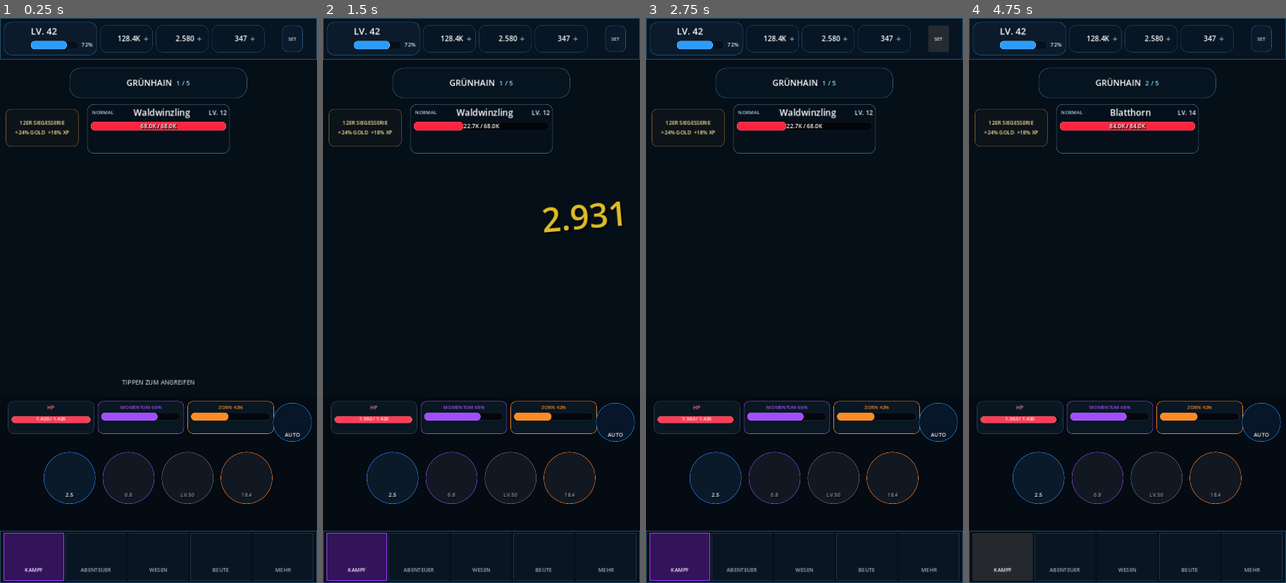
Above: before the commit, frames 1-4 (left to right).
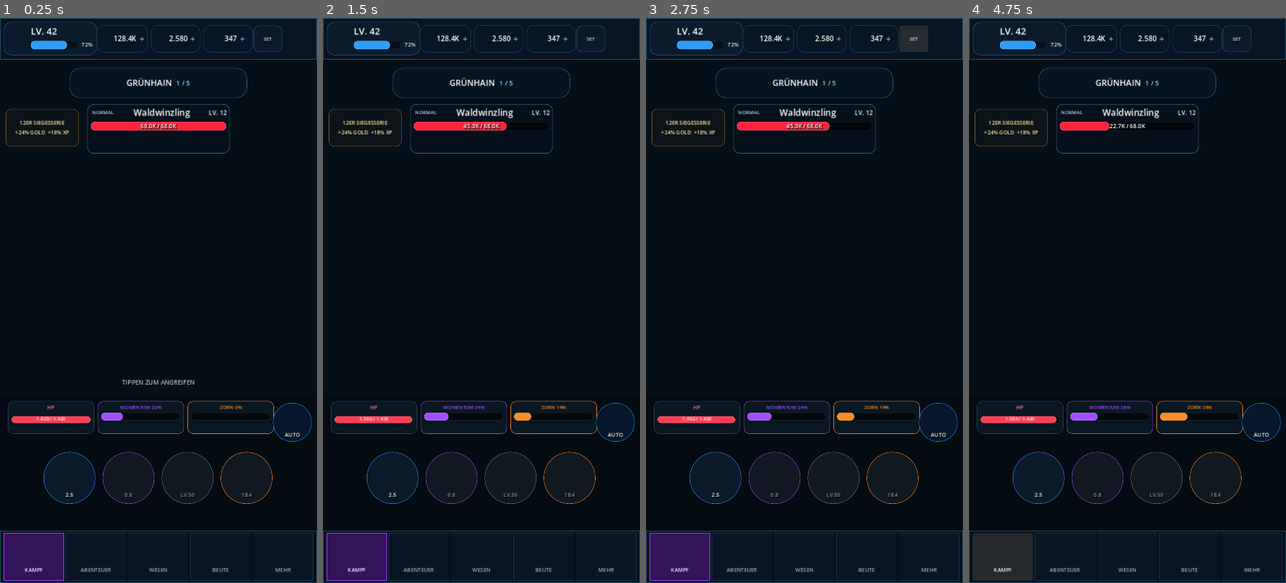
Above: after the commit, the same moments.

Repository: Broosskyy/Test-Game-Factory.
Game: Godot game, scene res://realm_alliance/combat/gruenhain_vertical_slice.tscn
Same seed, same stepped clock (60 frames per second), same inputs: the game is played once before the commit and once after it.
Inputs (mouse positions are in pixels of both pictures, inside the frame that each line leads up to):
- Up to frame 1 (0.25 s): no input
- Up to frame 2 (1.5 s): click "2.5" at 0.5 s; click (481, 255) at 1.27 s
- Up to frame 3 (2.75 s): click "SET" at 2 s
- Up to frame 4 (4.75 s): click "AUTO" at 2.75 s; click "AUTO ON" at 3.5 s; click "KAMPF" at 4.25 s

The runs differ from the first frame. In frame 1, 0.8% of the frame differs, in the area x 30-96%, y 1-72%; in frame 2, 1.4%; in frame 3, 1.5%, in the area x 14-96%, y 1-72%; in frame 4, 1.2%.

Commit message:
polish: bind combat progression and result flow

Diff:
--- a/realm_alliance/combat/gruenhain_vertical_slice.gd
+++ b/realm_alliance/combat/gruenhain_vertical_slice.gd
@@ -88,6 +88,9 @@
 
 var player_hp := 100
 var player_level := 42
+var player_xp := 72
+var player_momentum := 20
+var player_rage := 0
 var hero_damage := 25
 
 var encounter_index := 0
@@ -135,6 +138,12 @@
 var player_hp_bar: ProgressBar
 var player_hp_text: Label
 var player_level_label: Label
+var player_xp_bar: ProgressBar
+var player_xp_text: Label
+var momentum_bar: ProgressBar
+var momentum_label: Label
+var rage_bar: ProgressBar
+var rage_label: Label
 var damage_label: Label
 
 var attack_hint: Label
@@ -144,6 +153,8 @@
 var loot_overlay: ColorRect
 var result_overlay: ColorRect
 var result_title: Label
+var result_detail: Label
+var restart_button: Button
 var chest_art: TextureRect
 
 
@@ -245,28 +256,28 @@
 	_anchor(player_level_label, 0.29, 0.08, 0.94, 0.48)
 	player_chip.add_child(player_level_label)
 
-	var xp := ProgressBar.new()
-	xp.min_value = 0
-	xp.max_value = 100
-	xp.value = 72
-	xp.show_percentage = false
-	xp.mouse_filter = Control.MOUSE_FILTER_IGNORE
-	xp.add_theme_stylebox_override("background", _panel_style(Color("#06101a"), Color("#10293c"), 8))
-	xp.add_theme_stylebox_override("fill", _panel_style(Color("#2c9cff"), Color("#6dc8ff"), 8))
-	_anchor(xp, 0.29, 0.57, 0.80, 0.82)
-	player_chip.add_child(xp)
-
-	var xp_text := Label.new()
-	xp_text.text = "72%"
-	xp_text.horizontal_alignment = HORIZONTAL_ALIGNMENT_CENTER
-	xp_text.vertical_alignment = VERTICAL_ALIGNMENT_CENTER
-	xp_text.add_theme_color_override("font_color", Color("#dceeff"))
-	xp_text.add_theme_font_size_override("font_size", 12)
-	_anchor(xp_text, 0.81, 0.52, 0.98, 0.86)
-	player_chip.add_child(xp_text)
+	player_xp_bar = ProgressBar.new()
+	player_xp_bar.min_value = 0
+	player_xp_bar.max_value = 100
+	player_xp_bar.value = player_xp
+	player_xp_bar.show_percentage = false
+	player_xp_bar.mouse_filter = Control.MOUSE_FILTER_IGNORE
+	player_xp_bar.add_theme_stylebox_override("background", _panel_style(Color("#06101a"), Color("#10293c"), 8))
+	player_xp_bar.add_theme_stylebox_override("fill", _panel_style(Color("#2c9cff"), Color("#6dc8ff"), 8))
+	_anchor(player_xp_bar, 0.29, 0.57, 0.80, 0.82)
+	player_chip.add_child(player_xp_bar)
+
+	player_xp_text = Label.new()
+	player_xp_text.text = "%d%%" % mini(player_xp, 100)
+	player_xp_text.horizontal_alignment = HORIZONTAL_ALIGNMENT_CENTER
+	player_xp_text.vertical_alignment = VERTICAL_ALIGNMENT_CENTER
+	player_xp_text.add_theme_color_override("font_color", Color("#dceeff"))
+	player_xp_text.add_theme_font_size_override("font_size", 12)
+	_anchor(player_xp_text, 0.81, 0.52, 0.98, 0.86)
+	player_chip.add_child(player_xp_text)
 
 	var resources := HBoxContainer.new()
-	_anchor(resources, 0.315, 0.17, 0.835, 0.84)
+	_anchor(resources, 0.305, 0.17, 0.79, 0.84)
 	resources.alignment = BoxContainer.ALIGNMENT_CENTER
 	resources.add_theme_constant_override("separation", 7)
 	header.add_child(resources)
@@ -315,7 +326,7 @@
 	settings.focus_mode = Control.FOCUS_NONE
 	settings.add_theme_font_size_override("font_size", 11)
 	settings.add_theme_stylebox_override("normal", _panel_style(Color("#0b1a2b"), Color("#31587a"), 12))
-	_anchor(settings, 0.89, 0.18, 0.955, 0.82)
+	_anchor(settings, 0.80, 0.18, 0.89, 0.82)
 	header.add_child(settings)
 
 	if OS.get_name() == "Web":
@@ -324,7 +335,7 @@
 		fullscreen.focus_mode = Control.FOCUS_NONE
 		fullscreen.add_theme_font_size_override("font_size", 11)
 		fullscreen.add_theme_stylebox_override("normal", _panel_style(Color("#0b1a2b"), Color("#31587a"), 12))
-		_anchor(fullscreen, 0.958, 0.18, 0.992, 0.82)
+		_anchor(fullscreen, 0.90, 0.18, 0.985, 0.82)
 		fullscreen.pressed.connect(_toggle_fullscreen)
 		header.add_child(fullscreen)
 
@@ -590,32 +601,45 @@
 
 	vitals_row.add_child(hp_card)
 
-	for stat in [["MOMENTUM", "68%", "#a34cff"], ["ZORN", "42%", "#ff8b23"]]:
-		var card := PanelContainer.new()
-		card.size_flags_horizontal = Control.SIZE_EXPAND_FILL
-		card.add_theme_stylebox_override("panel", _panel_style(Color("#091722"), Color(stat[2]), 12))
-
-		var box := VBoxContainer.new()
-		card.add_child(box)
-
-		var label := Label.new()
-		label.text = "%s %s" % [stat[0], stat[1]]
-		label.horizontal_alignment = HORIZONTAL_ALIGNMENT_CENTER
-		label.add_theme_color_override("font_color", Color(stat[2]))
-		label.add_theme_font_size_override("font_size", 11)
-		box.add_child(label)
-
-		var bar := ProgressBar.new()
-		bar.min_value = 0
-		bar.max_value = 100
-		bar.value = 68 if stat[0] == "MOMENTUM" else 42
-		bar.show_percentage = false
-		bar.custom_minimum_size = Vector2(0, 18)
-		bar.add_theme_stylebox_override("background", _panel_style(Color("#04070c"), Color("#222d38"), 8))
-		bar.add_theme_stylebox_override("fill", _panel_style(Color(stat[2]), Color(stat[2]).lightened(0.2), 8))
-		box.add_child(bar)
-
-		vitals_row.add_child(card)
+	var momentum_card := PanelContainer.new()
+	momentum_card.size_flags_horizontal = Control.SIZE_EXPAND_FILL
+	momentum_card.add_theme_stylebox_override("panel", _panel_style(Color("#091722"), Color("#a34cff"), 12))
+	var momentum_box := VBoxContainer.new()
+	momentum_card.add_child(momentum_box)
+	momentum_label = Label.new()
+	momentum_label.horizontal_alignment = HORIZONTAL_ALIGNMENT_CENTER
+	momentum_label.add_theme_color_override("font_color", Color("#a34cff"))
+	momentum_label.add_theme_font_size_override("font_size", 11)
+	momentum_box.add_child(momentum_label)
+	momentum_bar = ProgressBar.new()
+	momentum_bar.min_value = 0
+	momentum_bar.max_value = 100
+	momentum_bar.show_percentage = false
+	momentum_bar.custom_minimum_size = Vector2(0, 18)
+	momentum_bar.add_theme_stylebox_override("background", _panel_style(Color("#04070c"), Color("#222d38"), 8))
+	momentum_bar.add_theme_stylebox_override("fill", _panel_style(Color("#a34cff"), Color("#c184ff"), 8))
+	momentum_box.add_child(momentum_bar)
+	vitals_row.add_child(momentum_card)
+
+	var rage_card := PanelContainer.new()
+	rage_card.size_flags_horizontal = Control.SIZE_EXPAND_FILL
+	rage_card.add_theme_stylebox_override("panel", _panel_style(Color("#091722"), Color("#ff8b23"), 12))
+	var rage_box := VBoxContainer.new()
+	rage_card.add_child(rage_box)
+	rage_label = Label.new()
+	rage_label.horizontal_alignment = HORIZONTAL_ALIGNMENT_CENTER
+	rage_label.add_theme_color_override("font_color", Color("#ff8b23"))
+	rage_label.add_theme_font_size_override("font_size", 11)
+	rage_box.add_child(rage_label)
+	rage_bar = ProgressBar.new()
+	rage_bar.min_value = 0
+	rage_bar.max_value = 100
+	rage_bar.show_percentage = false
+	rage_bar.custom_minimum_size = Vector2(0, 18)
+	rage_bar.add_theme_stylebox_override("background", _panel_style(Color("#04070c"), Color("#222d38"), 8))
+	rage_bar.add_theme_stylebox_override("fill", _panel_style(Color("#ff8b23"), Color("#ffb15e"), 8))
+	rage_box.add_child(rage_bar)
+	vitals_row.add_child(rage_card)
 
 	auto_button = Button.new()
 	auto_button.text = ""
@@ -699,6 +723,7 @@
 
 	var card := PanelContainer.new()
 	_anchor(card, 0.20, 0.34, 0.80, 0.62)
+	card.z_index = 2
 	card.add_theme_stylebox_override("panel", _panel_style(Color("#0b1725"), Color("#d7a832"), 24))
 	level_overlay.add_child(card)
 
@@ -748,6 +773,7 @@
 
 	var card := PanelContainer.new()
 	_anchor(card, 0.20, 0.31, 0.80, 0.64)
+	card.z_index = 2
 	card.add_theme_stylebox_override("panel", _panel_style(Color("#0b1725"), Color("#d7a832"), 24))
 	loot_overlay.add_child(card)
 
@@ -818,19 +844,29 @@
 	result_title.add_theme_font_size_override("font_size", 38)
 	content.add_child(result_title)
 
-	var restart := Button.new()
-	restart.text = "NEUSTART"
-	restart.custom_minimum_size = Vector2(230, 58)
-	restart.focus_mode = Control.FOCUS_NONE
-	restart.add_theme_font_size_override("font_size", 17)
-	restart.add_theme_stylebox_override("normal", _panel_style(Color("#17324b"), Color("#66b5e7"), 14))
-	restart.pressed.connect(_start_run)
-	content.add_child(restart)
+	result_detail = Label.new()
+	result_detail.text = ""
+	result_detail.horizontal_alignment = HORIZONTAL_ALIGNMENT_CENTER
+	result_detail.add_theme_color_override("font_color", Color("#c5d8e6"))
+	result_detail.add_theme_font_size_override("font_size", 14)
+	content.add_child(result_detail)
+
+	restart_button = Button.new()
+	restart_button.text = "NEUSTART"
+	restart_button.custom_minimum_size = Vector2(230, 58)
+	restart_button.focus_mode = Control.FOCUS_NONE
+	restart_button.add_theme_font_size_override("font_size", 17)
+	restart_button.add_theme_stylebox_override("normal", _panel_style(Color("#17324b"), Color("#66b5e7"), 14))
+	restart_button.pressed.connect(_start_run)
+	content.add_child(restart_button)
 
 
 func _start_run() -> void:
 	player_hp = 100
 	player_level = 42
+	player_xp = 72
+	player_momentum = 20
+	player_rage = 0
 	hero_damage = int(STARTER_WEAPON["base_damage"])
 	encounter_index = 0
 	damage_index = 0
@@ -891,54 +927,77 @@
 	first_input_hint_available = false
 	attack_hint.visible = false
 
+	var hero_start := hero_motion.position
 	_set_hero_state("attack")
 
-	var hero_start := hero_motion.position
+	# Anticipation -> strike -> recovery. Only HeroMotion moves; HeroSlot stays locked.
 	var hero_tween := create_tween()
-	hero_tween.tween_property(hero_motion, "position", hero_start + Vector2(20, -3), 0.10)
-	hero_tween.tween_property(hero_motion, "position", hero_start, 0.13)
-
-	await get_tree().create_timer(0.11).timeout
+	hero_tween.tween_property(hero_motion, "position", hero_start + Vector2(-5, 1), 0.055).set_trans(Tween.TRANS_QUAD).set_ease(Tween.EASE_OUT)
+	hero_tween.tween_property(hero_motion, "position", hero_start + Vector2(22, -3), 0.085).set_trans(Tween.TRANS_QUAD).set_ease(Tween.EASE_IN)
+	hero_tween.tween_interval(0.045)
+	hero_tween.tween_property(hero_motion, "position", hero_start, 0.14).set_trans(Tween.TRANS_QUAD).set_ease(Tween.EASE_OUT)
+
+	await get_tree().create_timer(0.115).timeout
 
 	enemy_hp = maxi(0, enemy_hp - hero_damage)
+	player_momentum = mini(100, player_momentum + 12)
 	_set_enemy_state("hit")
 	enemy_art.modulate = Color(1.35, 1.35, 1.35, 1.0)
 	_show_hit_fx()
 	_show_damage()
 	_refresh_enemy_hud()
+	_refresh_player_hud()
+
+	# Short hit-stop before recoil makes the impact readable.
+	await get_tree().create_timer(0.055).timeout
 
 	var enemy_start := enemy_motion.position
 	var recoil := create_tween()
 	recoil.tween_property(enemy_motion, "position", enemy_start + Vector2(18, -2), 0.055)
 	recoil.tween_property(enemy_motion, "position", enemy_start - Vector2(4, 0), 0.06)
-	recoil.tween_property(enemy_motion, "position", enemy_start, 0.085)
+	recoil.tween_property(enemy_motion, "position", enemy_start, 0.09)
 
 	var flash_tween := create_tween()
 	flash_tween.tween_property(enemy_art, "modulate", Color.WHITE, 0.14)
 
-	await get_tree().create_timer(0.22).timeout
+	await get_tree().create_timer(0.19).timeout
 
 	if enemy_hp <= 0:
+		hero_motion.position = hero_start
 		await _handle_enemy_defeat()
 		busy = false
 		return
 
 	_set_hero_state("idle")
+	await get_tree().create_timer(0.055).timeout
+
+	# Enemy telegraph -> lunge -> hit -> recovery.
 	_set_enemy_state("attack")
-
-	await get_tree().create_timer(0.18).timeout
-
-	player_hp = maxi(0, player_hp - int(current_enemy["enemy_damage"]))
+	var enemy_attack_start := enemy_motion.position
+	var enemy_attack_tween := create_tween()
+	enemy_attack_tween.tween_property(enemy_motion, "position", enemy_attack_start + Vector2(5, 0), 0.055)
+	enemy_attack_tween.tween_property(enemy_motion, "position", enemy_attack_start + Vector2(-16, 0), 0.085)
+	enemy_attack_tween.tween_interval(0.035)
+	enemy_attack_tween.tween_property(enemy_motion, "position", enemy_attack_start, 0.13)
+
+	await get_tree().create_timer(0.125).timeout
+
+	var incoming_damage := int(current_enemy["enemy_damage"])
+	player_hp = maxi(0, player_hp - incoming_damage)
+	player_momentum = maxi(0, player_momentum - 8)
+	player_rage = mini(100, player_rage + 10 + incoming_damage * 2)
 	_set_hero_state("hit")
 	hero_art.modulate = Color(1.25, 0.68, 0.68, 1.0)
 	_refresh_player_hud()
 
+	await get_tree().create_timer(0.045).timeout
+
 	var hero_hit_start := hero_motion.position
 	var hero_hit_tween := create_tween()
-	hero_hit_tween.tween_property(hero_motion, "position", hero_hit_start - Vector2(14, 1), 0.06)
-	hero_hit_tween.tween_property(hero_motion, "position", hero_hit_start, 0.10)
-
-	await get_tree().create_timer(0.14).timeout
+	hero_hit_tween.tween_property(hero_motion, "position", hero_hit_start - Vector2(14, 1), 0.065)
+	hero_hit_tween.tween_property(hero_motion, "position", hero_hit_start, 0.12)
+
+	await get_tree().create_timer(0.16).timeout
 	hero_art.modulate = Color.WHITE
 
 	if player_hp <= 0:
@@ -948,21 +1007,25 @@
 
 	_set_hero_state("idle")
 	_set_enemy_state("idle")
+	hero_motion.position = hero_start
+	enemy_motion.position = enemy_attack_start
 	attack_hint.visible = false
 	busy = false
 
-
 func _handle_enemy_defeat() -> void:
 	_set_enemy_state("defeat")
-	_set_hero_state("victory")
+	_set_hero_state("victory" if encounter_index == RUN_SEQUENCE.size() - 1 else "idle")
 	run_mode = "transition"
 	attack_hint.visible = false
+
+	_award_enemy_progression()
+	await get_tree().create_timer(0.18).timeout
 
 	var defeated_start := enemy_motion.position
 	var defeat_tween := create_tween()
 	defeat_tween.set_parallel(true)
-	defeat_tween.tween_property(enemy_motion, "position", defeated_start + Vector2(0, 16), 0.30).set_trans(Tween.TRANS_QUAD).set_ease(Tween.EASE_IN)
-	defeat_tween.tween_property(enemy_motion, "modulate:a", 0.28, 0.30)
+	defeat_tween.tween_property(enemy_motion, "position", defeated_start + Vector2(0, 16), 0.36).set_trans(Tween.TRANS_QUAD).set_ease(Tween.EASE_IN)
+	defeat_tween.tween_property(enemy_motion, "modulate:a", 0.18, 0.36)
 	await defeat_tween.finished
 
 	var burst := _make_texture_rect()
@@ -1002,7 +1065,7 @@
 	var beam := _make_texture_rect()
 	beam.texture = _load_v2_texture("v190/vfx/progression_a/gold_level_beam.png")
 	_anchor(beam, 0.28, 0.26, 0.72, 0.64)
-	beam.z_index = 201
+	beam.z_index = 1
 	beam.mouse_filter = Control.MOUSE_FILTER_IGNORE
 	level_overlay.add_child(beam)
 
@@ -1021,6 +1084,7 @@
 		return
 
 	player_level = 43
+	player_xp = maxi(0, player_xp - 100)
 	hero_damage = 30
 	player_hp = mini(100, player_hp + 25)
 	player_level_label.text = "LV. %d" % player_level
@@ -1050,7 +1114,7 @@
 	var burst := _make_texture_rect()
 	burst.texture = _load_v2_texture("v190/vfx/rewards/gold_burst.png")
 	_anchor(burst, 0.31, 0.31, 0.69, 0.62)
-	burst.z_index = 212
+	burst.z_index = 1
 	burst.mouse_filter = Control.MOUSE_FILTER_IGNORE
 	loot_overlay.add_child(burst)
 
@@ -1062,10 +1126,17 @@
 
 func _show_victory() -> void:
 	run_mode = "result"
+	auto_enabled = false
+	attack_hint.visible = false
 	_set_hero_state("victory")
 	result_title.text = "SIEG"
+	result_detail.text = "5 / 5 abgeschlossen · Boss-Beute gesichert"
 	result_title.add_theme_color_override("font_color", Color("#ffe69b"))
+	restart_button.text = "NEUER RUN"
+	restart_button.disabled = true
 	result_overlay.visible = true
+	await get_tree().create_timer(0.45).timeout
+	restart_button.disabled = false
 
 
 func _show_defeat() -> void:
@@ -1074,8 +1145,13 @@
 	attack_hint.visible = false
 	_set_hero_state("defeat")
 	result_title.text = "NIEDERLAGE"
+	result_detail.text = "Fortschritt: %d / %d" % [encounter_index + 1, RUN_SEQUENCE.size()]
 	result_title.add_theme_color_override("font_color", Color("#ff8794"))
+	restart_button.text = "NOCHMAL"
+	restart_button.disabled = true
 	result_overlay.visible = true
+	await get_tree().create_timer(0.35).timeout
+	restart_button.disabled = false
 
 
 func _show_hit_fx() -> void:
@@ -1144,6 +1220,34 @@
 	player_hp_bar.value = player_hp
 	var visible_hp := roundi(1420.0 * (float(player_hp) / 100.0))
 	player_hp_text.text = "%s / 1.420" % _format_thousands(visible_hp)
+
+	player_xp_bar.value = mini(player_xp, 100)
+	player_xp_text.text = "%d%%" % mini(player_xp, 100)
+
+	momentum_bar.value = player_momentum
+	momentum_label.text = "MOMENTUM %d%%" % player_momentum
+
+	rage_bar.value = player_rage
+	rage_label.text = "ZORN %d%%" % player_rage
+
+
+
+func _award_enemy_progression() -> void:
+	var tier := str(current_enemy.get("tier", "NORMAL"))
+	var xp_gain := 10
+	var rage_gain := 6
+
+	if tier == "ELITE":
+		xp_gain = 14
+		rage_gain = 10
+	elif tier == "BOSS":
+		xp_gain = 20
+		rage_gain = 16
+
+	player_xp += xp_gain
+	player_momentum = mini(100, player_momentum + 8)
+	player_rage = mini(100, player_rage + rage_gain)
+	_refresh_player_hud()
 
 
 func _layout_profile() -> Dictionary:
